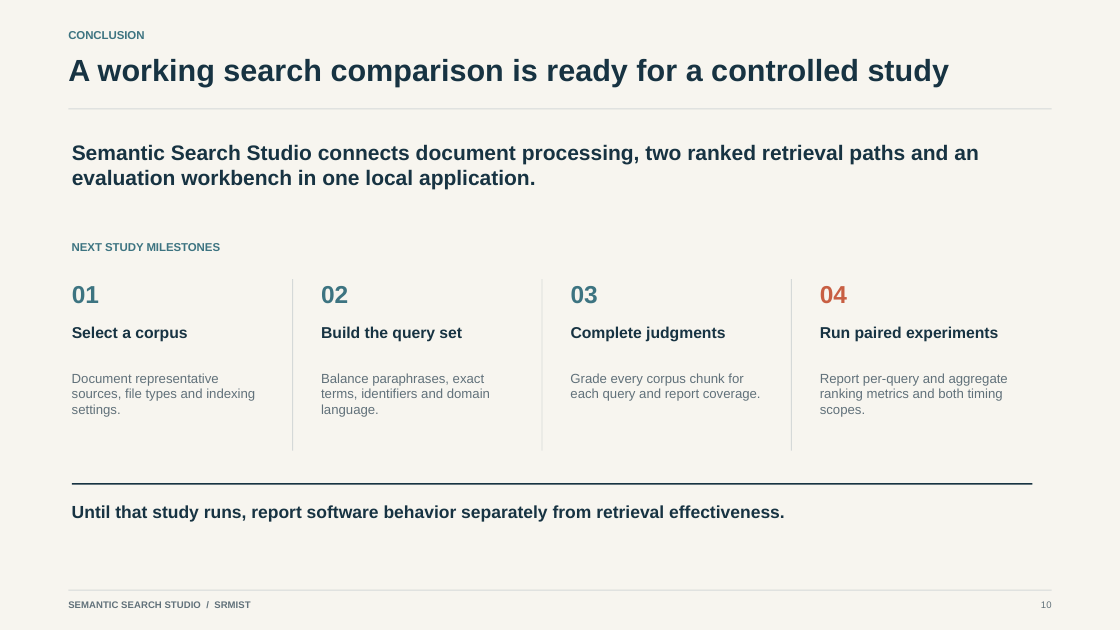
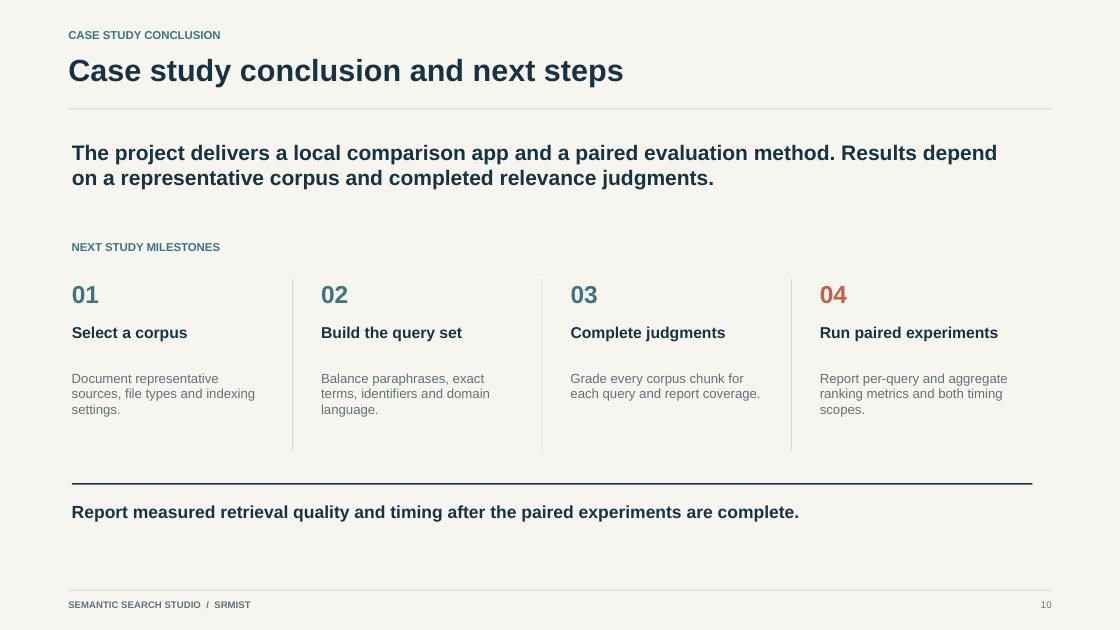
Before and after one commit to CzPhantom10/semantic-search-case-study, a slide deck: slide 10 of report/Semantic_Search_Studio_Technical_Presentation.pptx. Drawn at 1120x630 pixels with LibreOffice and Linux fonts; fonts in the diff are those of the drawing. Boxes give left, top, right and bottom in pixels: in the first picture for what was removed or moved away, otherwise in the second. Text is boxed around its words. In the diff, an @@ line names an element or a change of style, - is before the commit and + after.

Commit message:
Reframe presentation as a retrieval case study

```diff
--- a/report/Semantic_Search_Studio_Technical_Presentation.pptx
+++ b/report/Semantic_Search_Studio_Technical_Presentation.pptx
@@ text at [68,31,220,39]: text changed @@
-CONCLUSION
+CASE STUDY CONCLUSION
@@ text at [68,59,624,87]: text changed @@
-A working search comparison is ready for a controlled study
+Case study conclusion and next steps
@@ text at [72,144,998,189]: text changed @@
-Semantic Search Studio connects document processing, two ranked retrieval paths and an evaluation workbench in one local application.
+The project delivers a local comparison app and a paired evaluation method. Results depend on a representative corpus and completed relevance judgments.
@@ text at [72,505,800,522]: text changed @@
-Until that study runs, report software behavior separately from retrieval effectiveness.
+Report measured retrieval quality and timing after the paired experiments are complete.
```
Also in this commit, not shown: 3 other slides changed.
